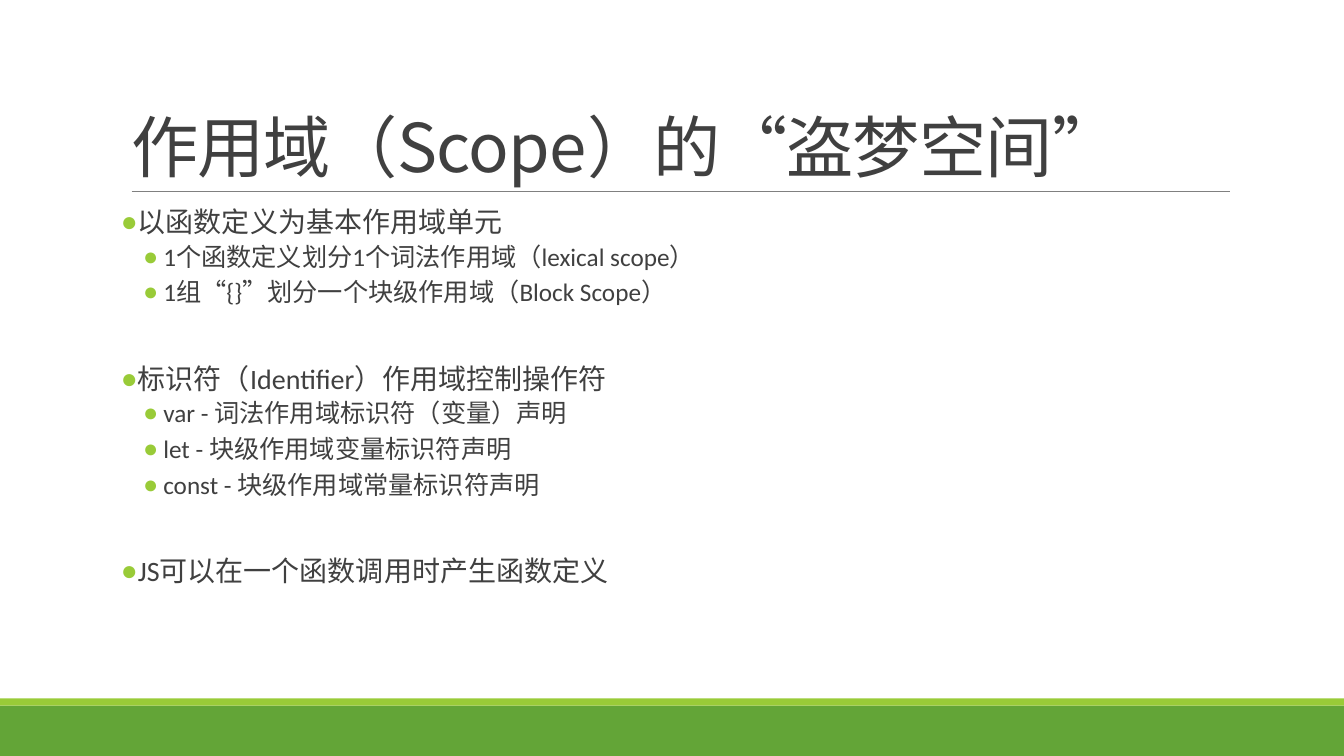
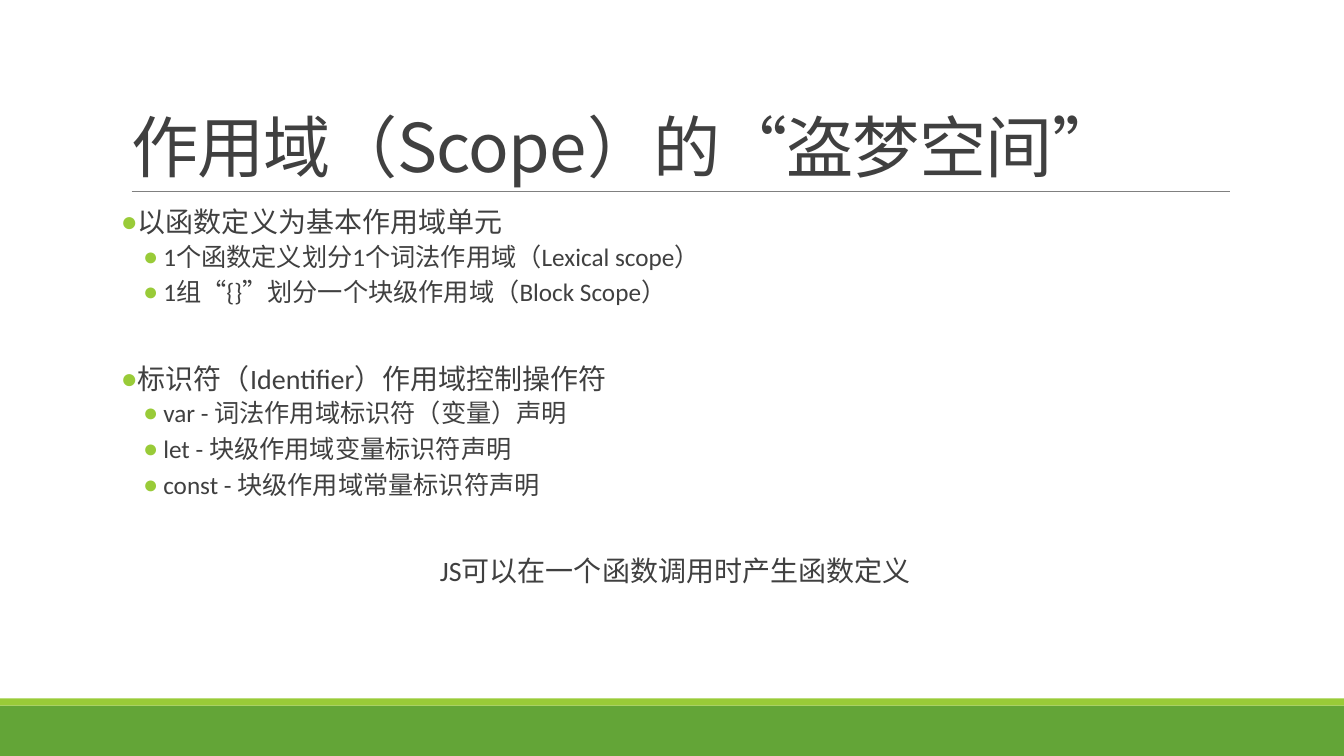
Before and after one commit to lichaozhy/course, a slide deck: slide 6 of js/runtime/runtime.pptx. Drawn at 1344x756 pixels with LibreOffice and Linux fonts; fonts in the diff are those of the drawing. Boxes give left, top, right and bottom in pixels: in the first picture for what was removed or moved away, otherwise in the second. Text is boxed around its words. In the diff, an @@ line names an element or a change of style, - is before the commit and + after.

```diff
--- a/js/runtime/runtime.pptx
+++ b/js/runtime/runtime.pptx
@@ text at box(163, 245, 700, 270): text changed @@
-  ● 1个函数定义划分1个词法作用域（lexical scope）
+  ● 1个函数定义划分1个词法作用域（Lexical scope）
@@ text at box(440, 558, 911, 584): alignment left to centre; bullet ● to none @@
```
Also in this commit, not shown: 5 other slides changed.
